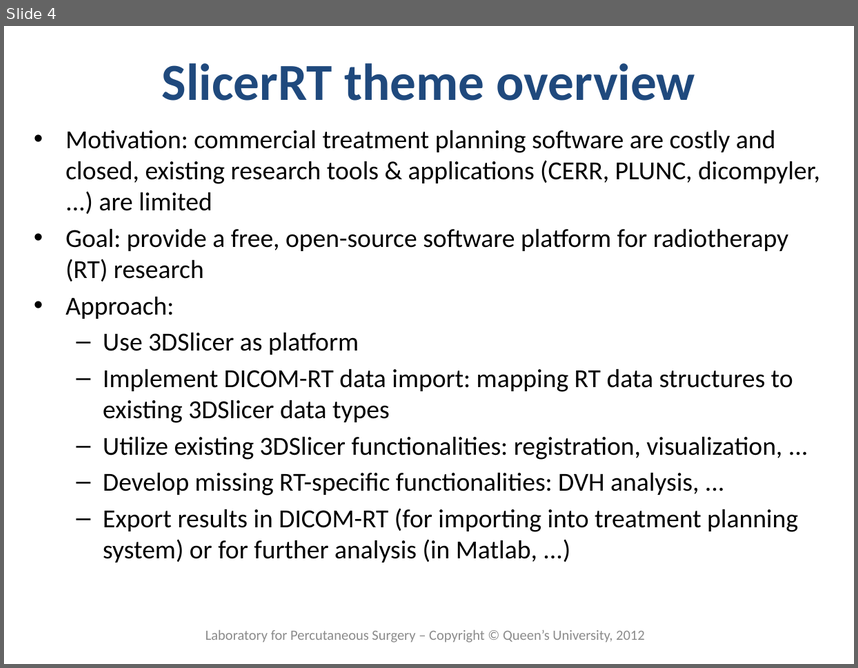
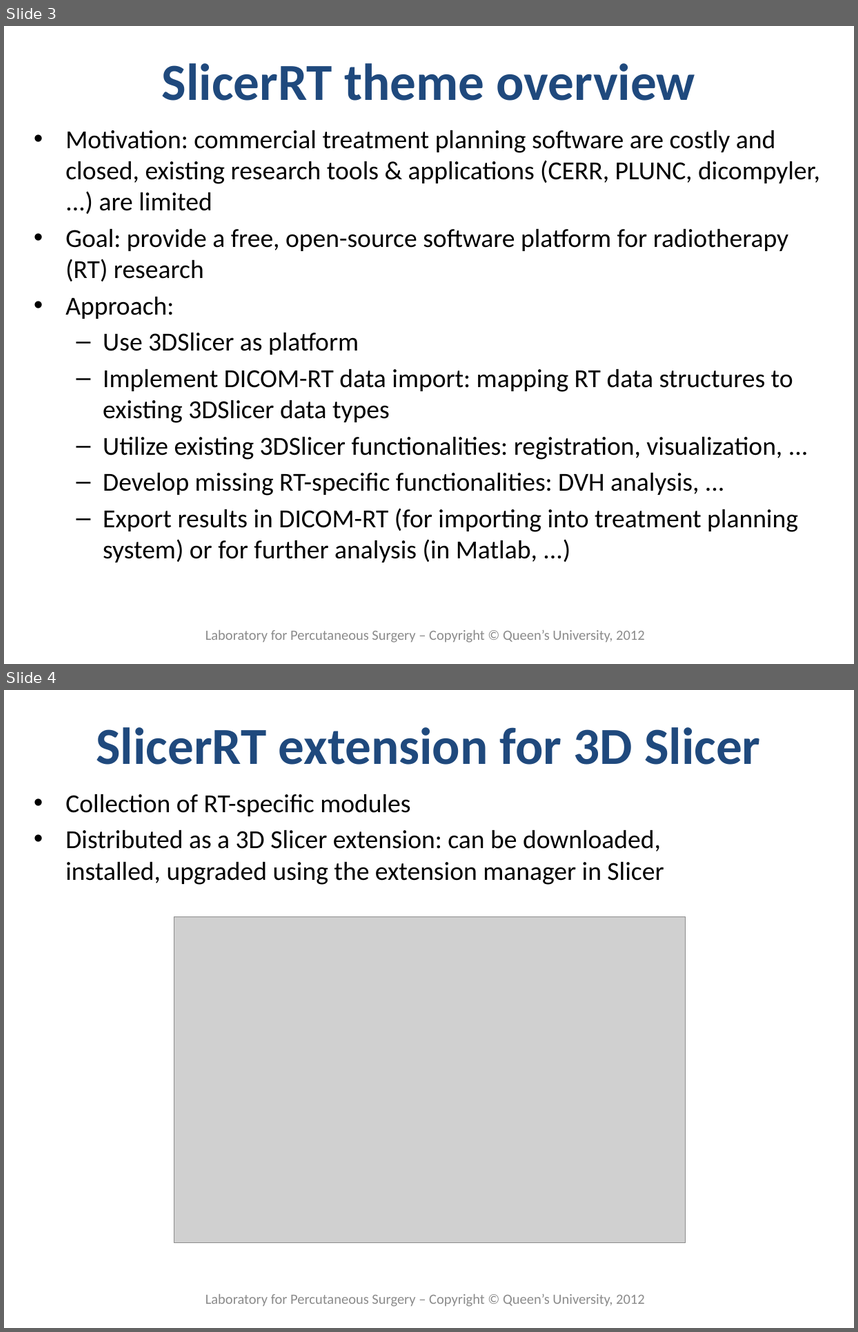
Before and after one commit to SlicerRt/SlicerRtDoc, a slide deck: overview/SlicerRtOverview.pptx. Shown one above the other, each under a label of ours: slide 4 before the commit, slides 3 and 4 after it. The pictures are 858x668 and 858x1332 pixels, drawn with LibreOffice and Linux fonts; fonts in the diff are those of the drawing; grey boxes stand for pictures; background and template pictures are left out. Boxes give left, top, right and bottom in pixels: in the first picture for what was removed or moved away, otherwise in the second. Text is boxed around its words. In the diff, an @@ line names an element or a change of style, - is before the commit and + after.

```diff
--- a/overview/SlicerRtOverview.pptx
+++ b/overview/SlicerRtOverview.pptx
@@ slide 4 added at [4,690,854,1328], background #FFFFFF @@
@@ title added at [96,727,760,765], 44 pt, text #1F497D, bold @@
+SlicerRT extension for 3D Slicer
@@ text added at [65,794,664,885], 22 pt, text #000000 @@
+• Collection of RT-specific modules
+• Distributed as a 3D Slicer extension: can be downloaded, installed, upgraded using the extension manager in Slicer
@@ picture added at [174,917,686,1243] @@
@@ text added at [205,1294,645,1306], 12 pt, text #8C8C8C @@
+Laboratory for Percutaneous Surgery – Copyright © Queen’s University, 2012
@@ what was slide 4 is now slide 3 @@
```
Also in this commit, not shown: 5 slides changed, 2 other slides added.
